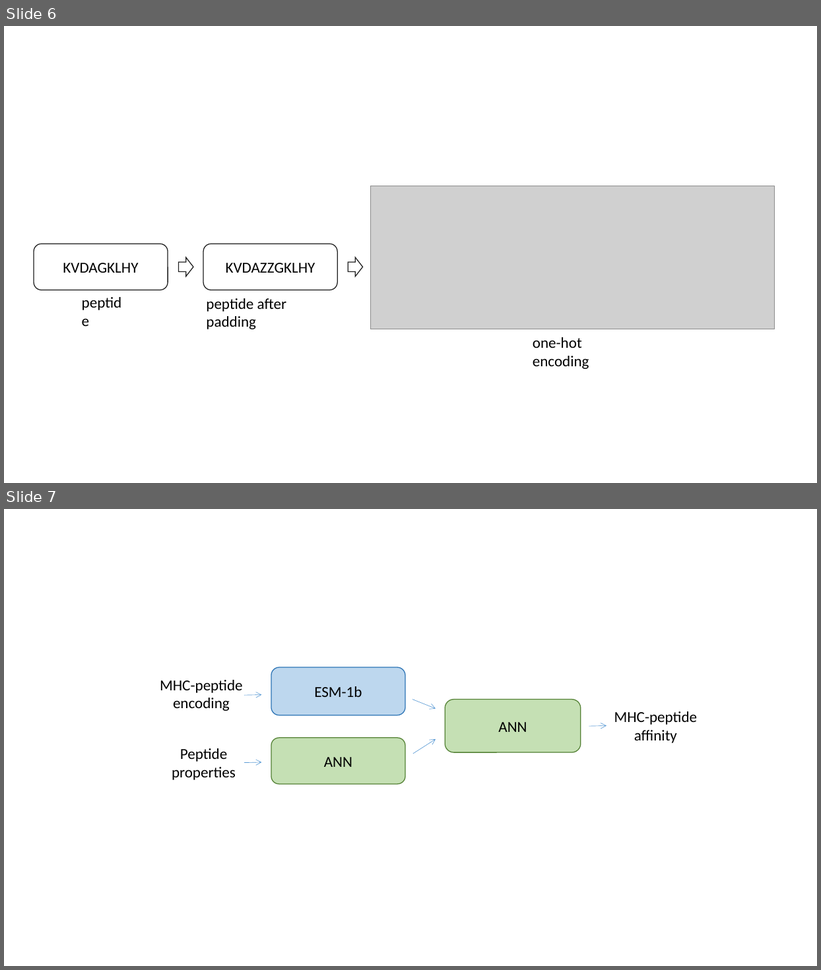
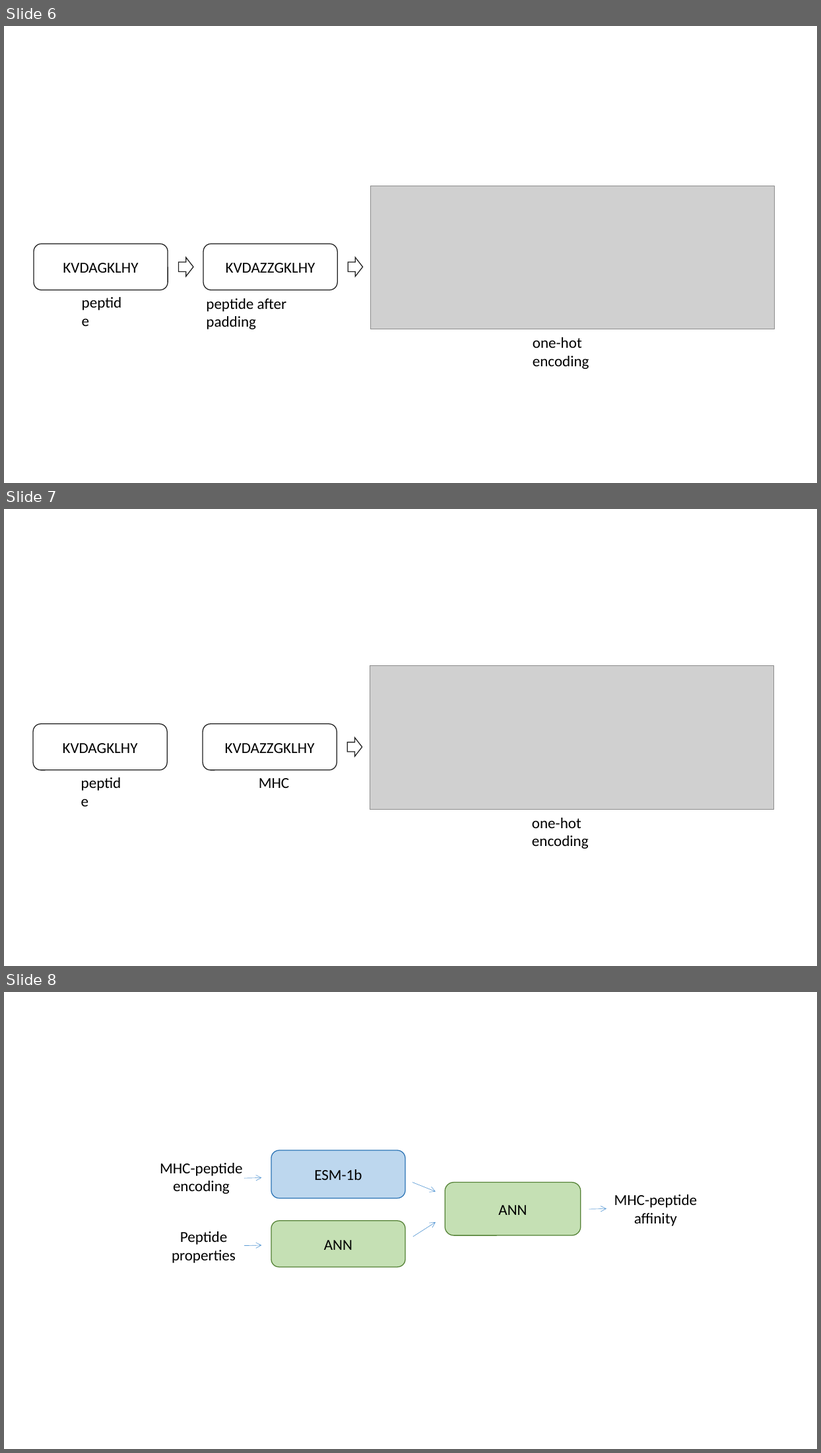
Before and after one commit to arceda/phd_thesis, a slide deck: draws.pptx. Shown one above the other, each under a label of ours: slides 6 and 7 before the commit, slides 6, 7 and 8 after it. The pictures are 821x970 and 821x1453 pixels, drawn with LibreOffice and Linux fonts; fonts in the diff are those of the drawing; grey boxes stand for pictures. Boxes give left, top, right and bottom in pixels: in the first picture for what was removed or moved away, otherwise in the second. Text is boxed around its words. In the diff, an @@ line names an element or a change of style, - is before the commit and + after.

```diff
--- a/draws.pptx
+++ b/draws.pptx
@@ slide 7 added at box(4, 509, 817, 966), background #FFFFFF @@
@@ picture added at box(370, 666, 774, 810) @@
@@ rounded rectangle added at box(33, 724, 168, 770), outline #202020 1 pt, 18 pt, text #000000 @@
+KVDAGKLHY
@@ rounded rectangle added at box(203, 724, 337, 770), outline #202020 1 pt, 18 pt, text #000000 @@
+KVDAZZGKLHY
@@ right arrow added at box(347, 738, 362, 757), outline #202020 1 pt @@
@@ text added at box(75, 770, 133, 795), 18 pt, text #000000 @@
+peptide
@@ text added at box(259, 778, 289, 788), 18 pt, text #000000 @@
+MHC
@@ text added at box(532, 818, 589, 849), 18 pt, text #000000 @@
+one-hot encoding
@@ what was slide 7 is now slide 8 @@
```
Also in this commit, not shown: 5 other files.
